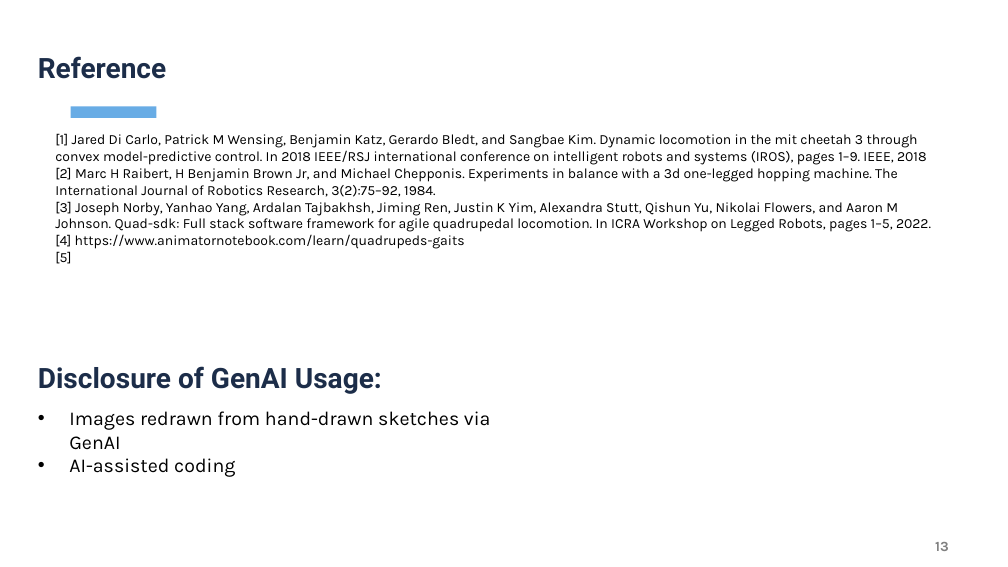
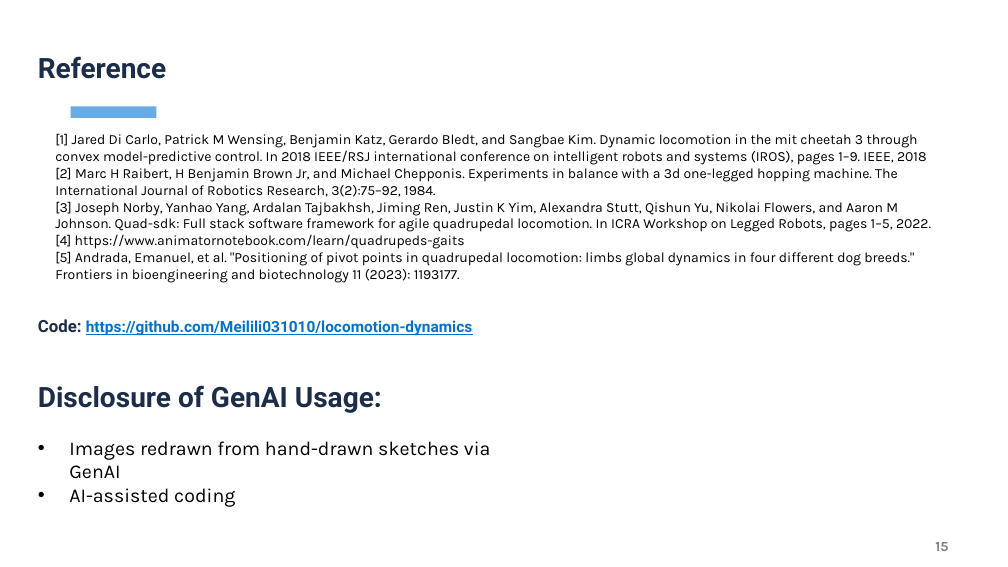
Before and after one commit to Meilili031010/locomotion-dynamics, a slide deck: slide 15 of presentation/final_presentation.pptx (slide 13 before the commit). Drawn at 1008x567 pixels with LibreOffice and Linux fonts; fonts in the diff are those of the drawing; background and template pictures are left out. Boxes give left, top, right and bottom in pixels: in the first picture for what was removed or moved away, otherwise in the second. Text is boxed around its words. In the diff, an @@ line names an element or a change of style, - is before the commit and + after.

```diff
--- a/presentation/final_presentation.pptx
+++ b/presentation/final_presentation.pptx
@@ text at bbox=[55, 251, 914, 283]: text changed @@
-[5]
+[5] Andrada, Emanuel, et al. "Positioning of pivot points in quadrupedal locomotion: limbs global dynamics in four different dog breeds." Frontiers in bioengineering and biotechnology 11 (2023): 1193177.
@@ text added at bbox=[38, 319, 472, 336], 11 pt, text #0072CE, bold, underline @@
+Code: https://github.com/Meilili031010/locomotion-dynamics
@@ text "Disclosure of GenAI Usage:": place and size @@
-text "Disclosure of GenAI Usage:" at bbox=[38, 366, 382, 394]
+text "Disclosure of GenAI Usage:" at bbox=[38, 385, 382, 413]
@@ text "Images redrawn from hand-drawn sketches ...": place and size @@
-text "Images redrawn from hand-drawn sketches ..." at bbox=[69, 411, 490, 477]
+text "Images redrawn from hand-drawn sketches ..." at bbox=[69, 441, 490, 507]
@@ page number at bbox=[935, 542, 948, 551]: text changed @@
-13
+15
```
Also in this commit, not shown: 4 other slides changed, 8 slides added, 6 slides removed, 1 other file.
